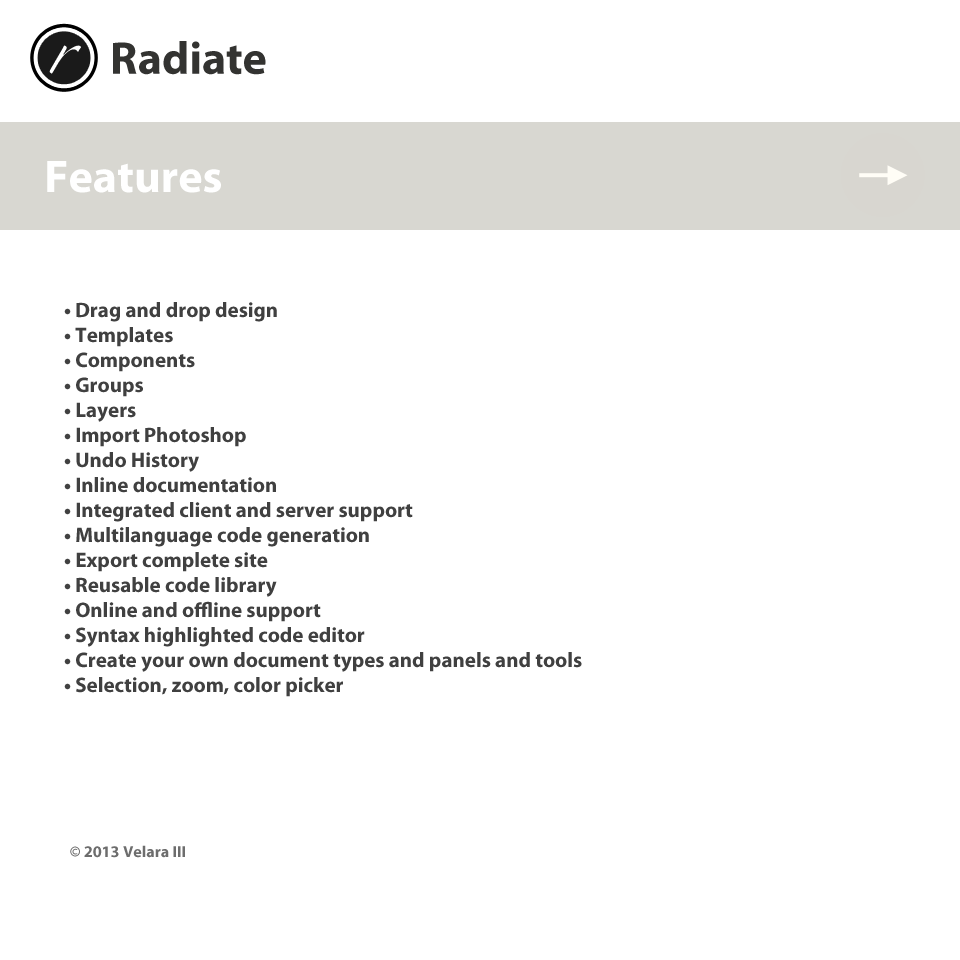
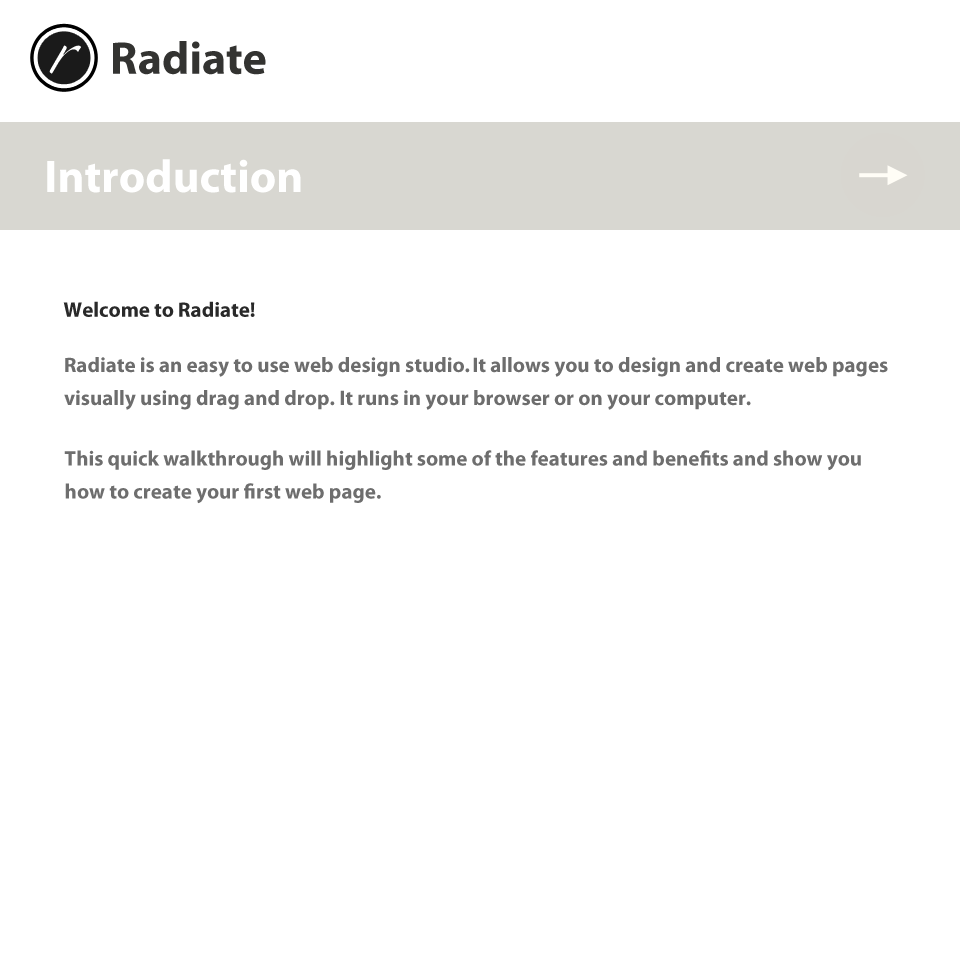
Revision of a layered 960 × 960 image; what changed, layer by layer:
showed group "Page 1 - Intro" (5 layers) over [54, 159, 888, 504]
hid group "Page 3 - Features" (2 layers) over [54, 161, 582, 697]
removed layer "© 2013 Velara III" over [70, 845, 185, 858]
